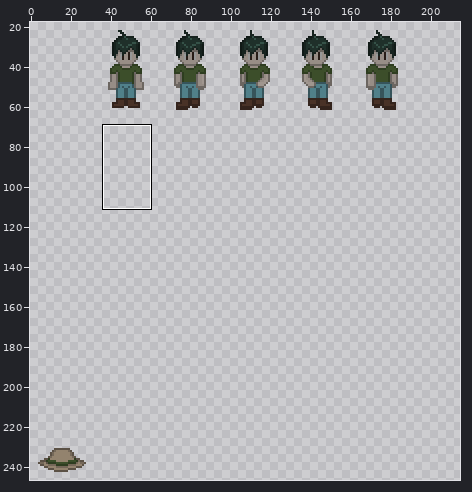
One commit to this sprite sheet: harvest-havoc/assets/spritesheets/player_test.png. Above: a wide view before the commit, with the close-up outlined.
Close-up. Before the edit:
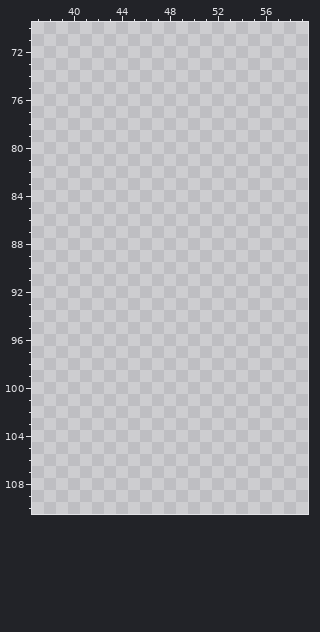
The file is 256x256 pixels. Colours within 5 levels of each other are drawn and written as one. Shown: x 37..59, y 70..110. The wide view leaves out empty margins. The commit also changed other parts of the picture, which this record leaves out.
After the commit:
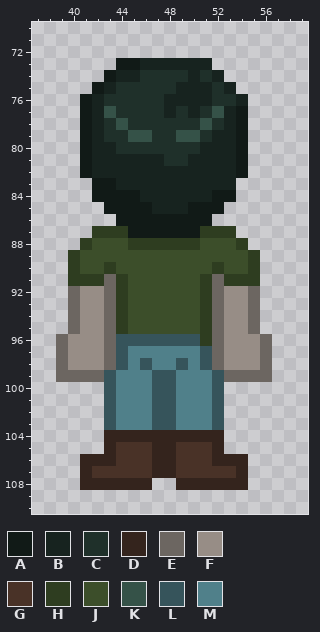
Palette (. is transparent): A #111a17  B #17231f  C #1f302a  D #34241d  E #6c6661  F #978d86  G #493227  H #2e3d20  J #3c4e2a  K #355248  L #36545b  M #50808a
Change:
Colour A now appears in row 73 at x 44 to 45; in row 74 at x 43; in row 75 at x 42; in row 76 at x 41; in rows 77 to 82 at x 41 and 54; in row 83 at x 42 to 43.
Colour A now appears in row 84 at x 42 to 45 and 52 to 53; in row 85 at x 43 to 46 and 50 to 52; in row 86 at x 44 to 51; in row 87 at x 45 to 50.
Colour B now appears in row 73 at x 46 to 51; in row 74 at x 44 to 45, 50 and 52; in row 75 at x 43, 49 to 51 and 53; in row 76 at x 42, 48 to 51 and 54; in row 77 at x 42, 48, 50 and 53; in row 78 at x 42 and 53.
Colour B now appears in row 79 at x 42 and 52 to 53; in row 80 at x 42 to 43 and 51 to 53; in row 81 at x 42 to 47 and 50 to 53; in row 82 at x 42 to 53; in row 83 at x 44 to 53; in row 84 at x 46 to 51.
Colour B now appears in row 85 at x 47 to 49.
Colour C now appears in row 74 at x 46 to 49 and 51; in row 75 at x 44 to 48 and 52; in row 76 at x 43 to 47 and 52 to 53; in row 77 at x 44 to 47, 49 and 51; in row 78 at x 43, 45 to 50 and 52; in row 79 at x 43 to 44, 47 to 48 and 51.
Colour C now appears in row 80 at x 44 to 50; in row 81 at x 48 to 49.
Colour D now appears in row 104 at x 43 to 52; in row 105 at x 43, 47 to 48 and 52; in row 106 at x 41 to 43, 47 to 48 and 52 to 54; in row 107 at x 41, 47 to 48 and 54; in row 108 at x 41 to 46 and 49 to 54.
Colour E now appears in row 91 at x 43 and 52; in rows 92 to 95 at x 40, 43, 52 and 55; in rows 96 to 98 at x 39, 43, 52 and 56; in row 99 at x 39 to 42 and 53 to 56.
Colour F now appears in rows 92 to 95 at x 41 to 42 and 53 to 54; in rows 96 to 98 at x 40 to 42 and 53 to 55.
Colour G now appears in rows 105 to 106 at x 44 to 46 and 49 to 51; in row 107 at x 42 to 46 and 49 to 53.
Colour H now appears in row 87 at x 42 to 44 and 51 to 53; in row 88 at x 41, 45 to 50 and 54; in row 89 at x 40 and 55; in row 90 at x 40, 43, 52 and 55; in row 91 at x 40 to 42, 44, 51 and 53 to 55; in rows 92 to 95 at x 44 and 51.
Colour H now appears in row 96 at x 51.
Colour J now appears in row 88 at x 42 to 44 and 51 to 53; in row 89 at x 41 to 54; in row 90 at x 41 to 42, 44 to 51 and 53 to 54; in rows 91 to 95 at x 45 to 50.
Colour K now appears in row 77 at x 43 and 52; in row 78 at x 44 and 51; in row 79 at x 45 to 46 and 49 to 50.
Colour L now appears in row 96 at x 44 to 50; in row 97 at x 44 and 51; in row 98 at x 44, 46, 49 and 51; in rows 99 to 103 at x 43, 47 to 48 and 52.
Colour M now appears in row 97 at x 45 to 50; in row 98 at x 45, 47 to 48 and 50; in rows 99 to 103 at x 44 to 46 and 49 to 51.
